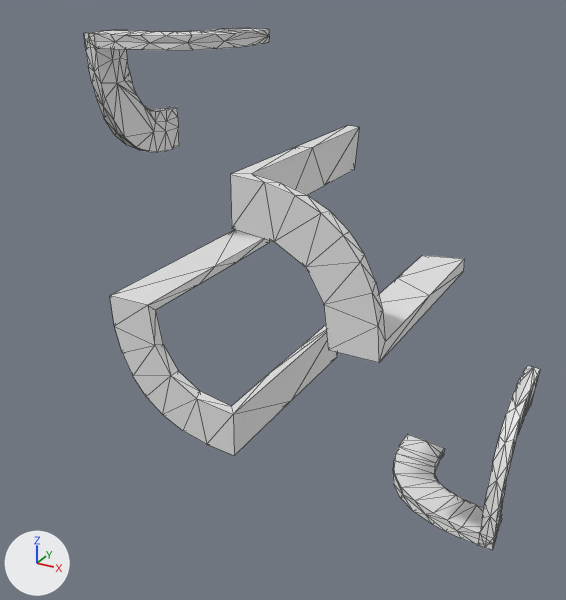
What one commit did to the OBJ model data/bmc/SET_4W2C/t_159.obj.
One viewpoint serves both versions: a 50 mm lens placed at (0.744, -1.651, 0.654), pointed at (-0.013, -0.274, -0.034). Lighting does not change. The marker at lower left points along +X, +Y and +Z. Mesh edges are drawn as thin lines. Where no turn or scale is listed for an object, it has been applied to the vertices.

The scene before the commit, as lines of its bpy script (objects in view):
```python
me_t_159 = bpy.data.meshes.new('t_159')
me_t_159.from_pydata(...)  # 378 vertices, 684 faces; spans x -0.5..0.5, y -0.5..0.0, z -0.5..0.5
ob_t_159 = bpy.data.objects.new('t_159', me_t_159)
ob_t_159.location = (0.0, 0.0, 0.0)
```
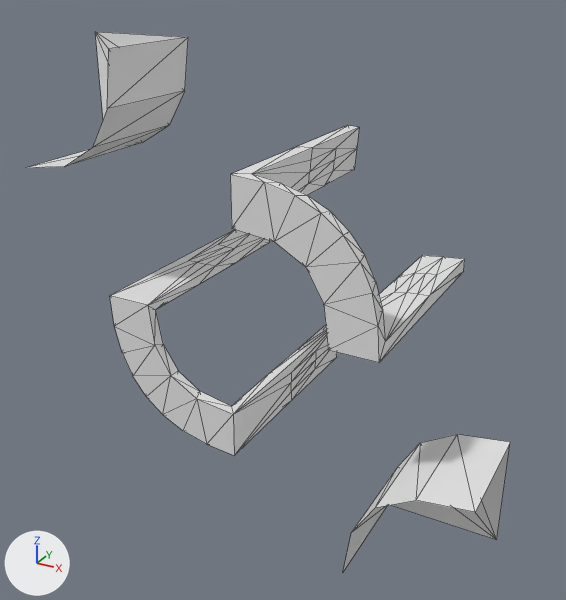
Pixel boxes [x1, y1, x2, y2] of what changed, in the pictures (566 x 600 px):
't_159', reshaped
    before: [84, 27, 540, 550]
    after: [27, 32, 510, 571]
part 1 of me_t_159, deleted
    before: [84, 27, 269, 152]
part 2 of me_t_159, deleted
    before: [393, 366, 540, 550]
part 3 of me_t_159, built on
    before: [110, 128, 464, 455]
    after: [27, 32, 510, 571]

The change, as a list of edits to the scene's bpy script:
```text
Change me_t_159:
    used by ob_t_159; location = (0.0, 0.0, 0.0)
    remove me_t_159.from_pydata(...)  # 378 vertices, 684 faces; spans x -0.5..0.5, y -0.5..0.0, z -0.5..0.5
    add me_t_159.from_pydata(...)  # 166 vertices, 304 faces; spans x -0.5..0.5, y -0.5..0.0, z -0.5..0.5
    me_t_159 part 1: the loose piece of 145 vertices spanning x -0.5..-0.199, y -0.287..0.0, z 0.199..0.5 is deleted
    me_t_159 part 2: the loose piece of 145 vertices spanning x 0.199..0.5, y -0.287..0.0, z -0.5..-0.199 is deleted
    me_t_159 part 3
    40 faces are deleted
    47 vertices are added at x -0.5..0.5, y -0.5..0.0, z -0.5..0.5
    12 new vertices lie (0.0, 0.125, 0.0) away from vertices in x -0.279..0.279, y -0.25, z -0.274..0.274
    10 new vertices lie (0.0, 0.25, 0.0) away from vertices in x -0.5..0.5, y -0.5, z -0.5..0.5
    9 new vertices lie (0.0, 0.118, 0.0) away from vertices in x -0.278..0.278, y -0.237, z -0.026..0.273
    176 new faces join them
```
